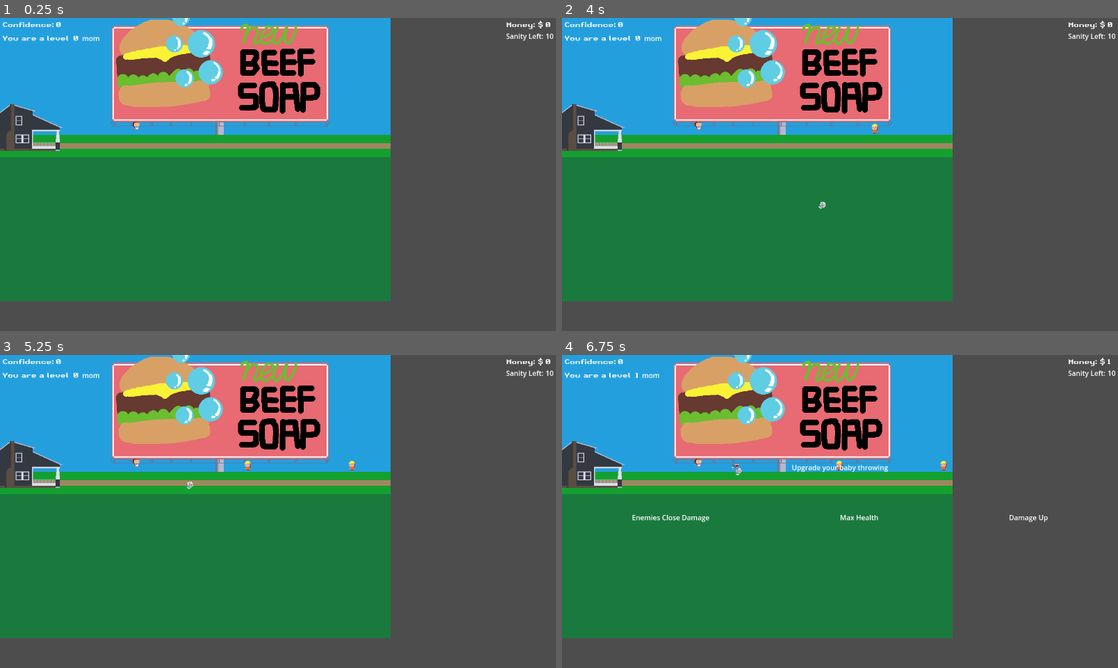
Above: before the commit, frames 1-4 (two rows, left to right).
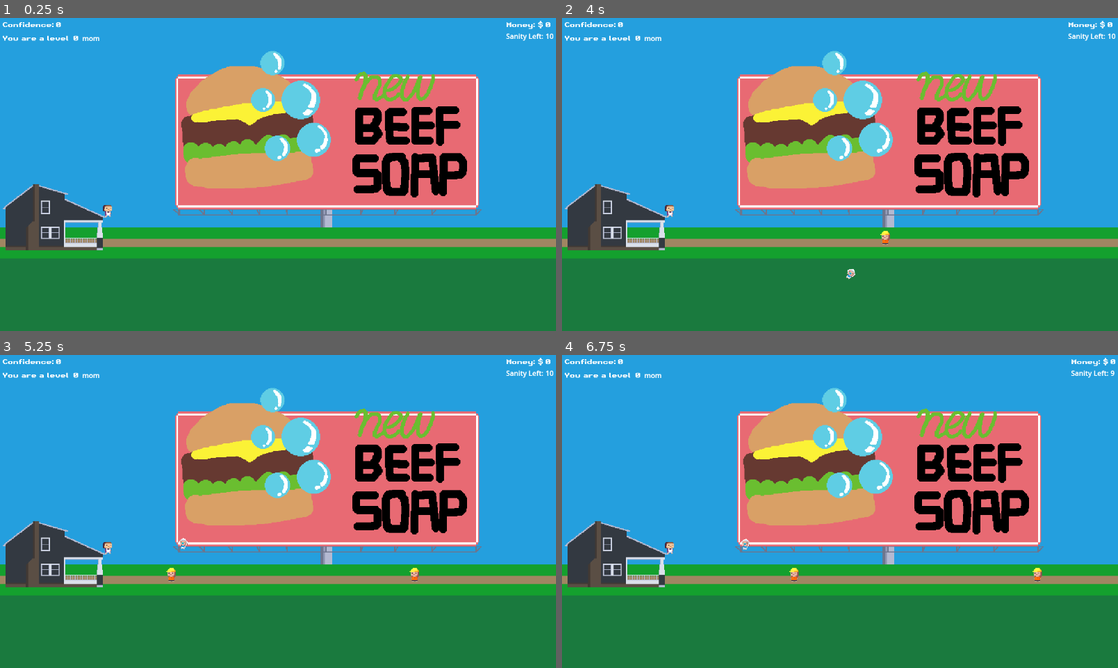
Above: after the commit, the same moments.

Repository: HypotheticalWhale/BabyThrowingSim
Game: Godot game, scene res://Scenes/Main.tscn
The game is run twice, just before and just after one commit, with the same random seed, the same clock (stepped at 60 frames per second) and the same inputs.
Inputs (mouse positions are in pixels of both pictures, inside the frame that each line leads up to):
- Up to frame 1 (0.25 s): no input
- Up to frame 2 (4 s): tap Enter at 0.5 s; move the mouse to (962, 158) at 0.52 s; hold Space (shoot) 0.53-1.28 s; click (962, 158) at 0.67 s; move the mouse to (728, 190) at 1.27 s; tap Space (shoot) at 1.35, 2, 2.85 s; click (728, 190) at 1.42 s; move the mouse to (895, 105) at 2.02 s; hold Space (shoot) 2.03-2.78 s; click (895, 105) at 2.17 s; move the mouse to (812, 237) at 2.77 s; click (812, 237) at 2.92 s; move the mouse to (1006, 221) at 3.52 s; hold Space (shoot) from 3.53 s (still down); click (1006, 221) at 3.67 s
- Up to frame 3 (5.25 s): move the mouse to (111, 464) at 4.27 s; release Space (shoot) at 4.28 s; tap Space (shoot) at 4.35 s; click (111, 464) at 4.42 s; move the mouse to (305, 511) at 5.02 s; hold Space (shoot) from 5.03 s (still down); click (305, 511) at 5.17 s
- Up to frame 4 (6.75 s): move the mouse to (756, 433) at 5.77 s; release Space (shoot) at 5.78 s; tap Space (shoot) at 5.85 s; click (756, 433) at 5.92 s; move the mouse to (962, 495) at 6.52 s; hold Space (shoot) from 6.53 s (still down); click (962, 495) at 6.67 s

The runs differ from the first frame. In frame 1, 80% of the frame differs, in the area x 0-100%, y 0-100%; in frame 2, 80%; in frame 3, 80%; in frame 4, 80%.

Commit message:
fixed alotta stuff its great

Diff:
--- a/Enemy/RegularDad/RegularDad.tscn
+++ b/Enemy/RegularDad/RegularDad.tscn
@@ -10,7 +10,6 @@
 [node name="RegularDad" type="CharacterBody2D"]
 collision_layer = 128
 script = ExtResource("1_h77ta")
-speed = 120.0
 
 [node name="Sprite2D" type="Sprite2D" parent="."]
 texture = ExtResource("2_xoww0")
--- a/Player/Player.tscn
+++ b/Player/Player.tscn
@@ -3,8 +3,8 @@
 [ext_resource type="Script" path="res://Player/Player.gd" id="1_ynasf"]
 [ext_resource type="Texture2D" uid="uid://ox5174pwio7w" path="res://assets/Mom.png" id="2_ofyms"]
 
-[sub_resource type="CircleShape2D" id="CircleShape2D_qgiqf"]
-radius = 11.0
+[sub_resource type="CapsuleShape2D" id="CapsuleShape2D_okdm2"]
+height = 174.0
 
 [node name="Player" type="Node2D"]
 script = ExtResource("1_ynasf")
@@ -20,7 +20,7 @@
 
 [node name="CollisionShape2D" type="CollisionShape2D" parent="Hurtbox"]
 position = Vector2(0, 3)
-shape = SubResource("CircleShape2D_qgiqf")
+shape = SubResource("CapsuleShape2D_okdm2")
 
 [connection signal="timeout" from="reload_timer" to="." method="_on_reload_timer_timeout"]
 [connection signal="body_entered" from="Hurtbox" to="." method="_on_hitbox_body_entered"]
--- a/Scenes/Main.tscn
+++ b/Scenes/Main.tscn
@@ -1,11 +1,10 @@
-[gd_scene load_steps=6 format=3 uid="uid://o5alyyhdvq4h"]
-
+[gd_scene load_steps=8 format=3 uid="uid://o5alyyhdvq4h"]
 
 [ext_resource type="Script" path="res://Scenes/Main.gd" id="1_64lo6"]
 [ext_resource type="PackedScene" uid="uid://c4hm1g85durbr" path="res://Player/Player.tscn" id="1_jcchd"]
 [ext_resource type="PackedScene" uid="uid://b5kwochsing33" path="res://UI/InGameOverlay.tscn" id="2_tsnw5"]
-[ext_resource type="PackedScene" uid="uid://gni7cn8wa1ws" path="res://UI/LevelUpOptions.tscn" id="4_2tcou"]
 [ext_resource type="Texture2D" uid="uid://46knn8816ogc" path="res://assets/Billboard.png" id="3_wfr5g"]
+[ext_resource type="PackedScene" path="res://UI/LevelUpOptions.tscn" id="4_2tcou"]
 [ext_resource type="Texture2D" uid="uid://bgq4kmvjrbmjx" path="res://assets/PorchBackground.png" id="4_h3b1c"]
 [ext_resource type="Texture2D" uid="uid://x44fejyn8kdg" path="res://assets/BeefSoapAd.png" id="4_onrnb"]
 
@@ -25,15 +24,17 @@
 texture = ExtResource("4_onrnb")
 
 [node name="InGameOverlay" parent="." instance=ExtResource("2_tsnw5")]
+
 [node name="Player" parent="." instance=ExtResource("1_jcchd")]
-position = Vector2(306, 263)
+position = Vector2(138, 256)
 
 [node name="Camera2D" type="Camera2D" parent="."]
-position = Vector2(632, 373)
+position = Vector2(418, 195)
+zoom = Vector2(1.4, 1.4)
 
 [node name="Marker2D" type="Marker2D" parent="."]
-position = Vector2(951, 271)
+position = Vector2(890, 302)
 
 [node name="LevelUpOptions" parent="." instance=ExtResource("4_2tcou")]
 
-[node name="InGameOverlay" parent="." instance=ExtResource("2_tsnw5")]
+[node name="InGameOverlay2" parent="." instance=ExtResource("2_tsnw5")]
Not shown: 2 places in UI/InGameOverlay.tscn that only renumber resources
